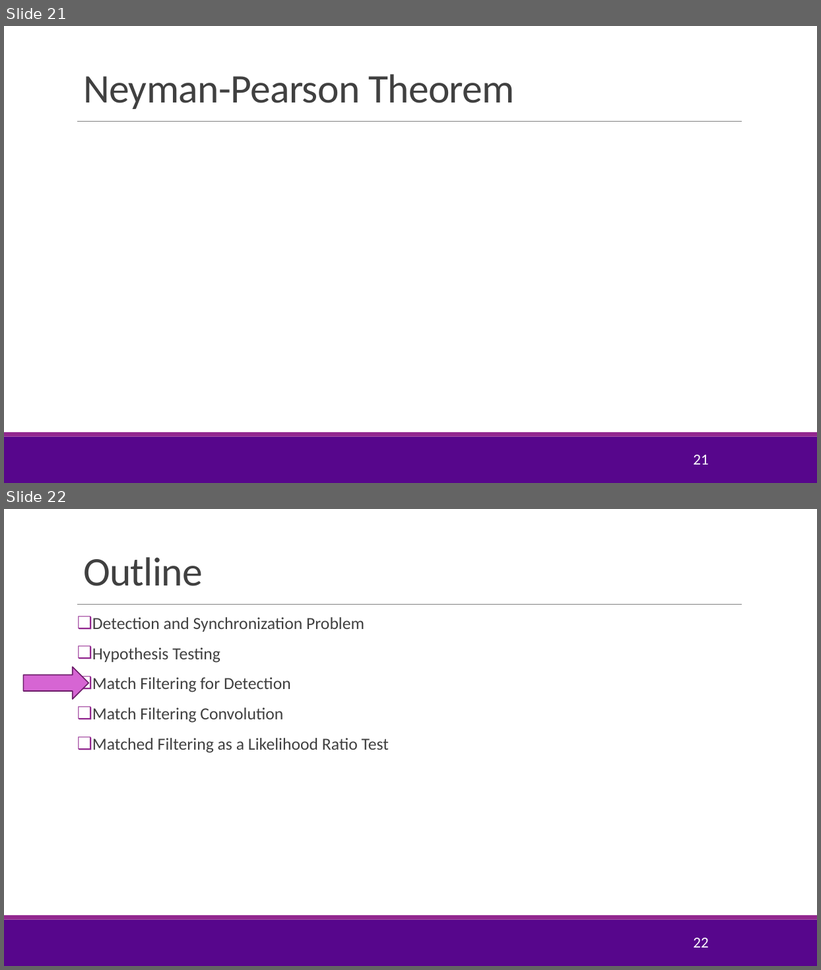
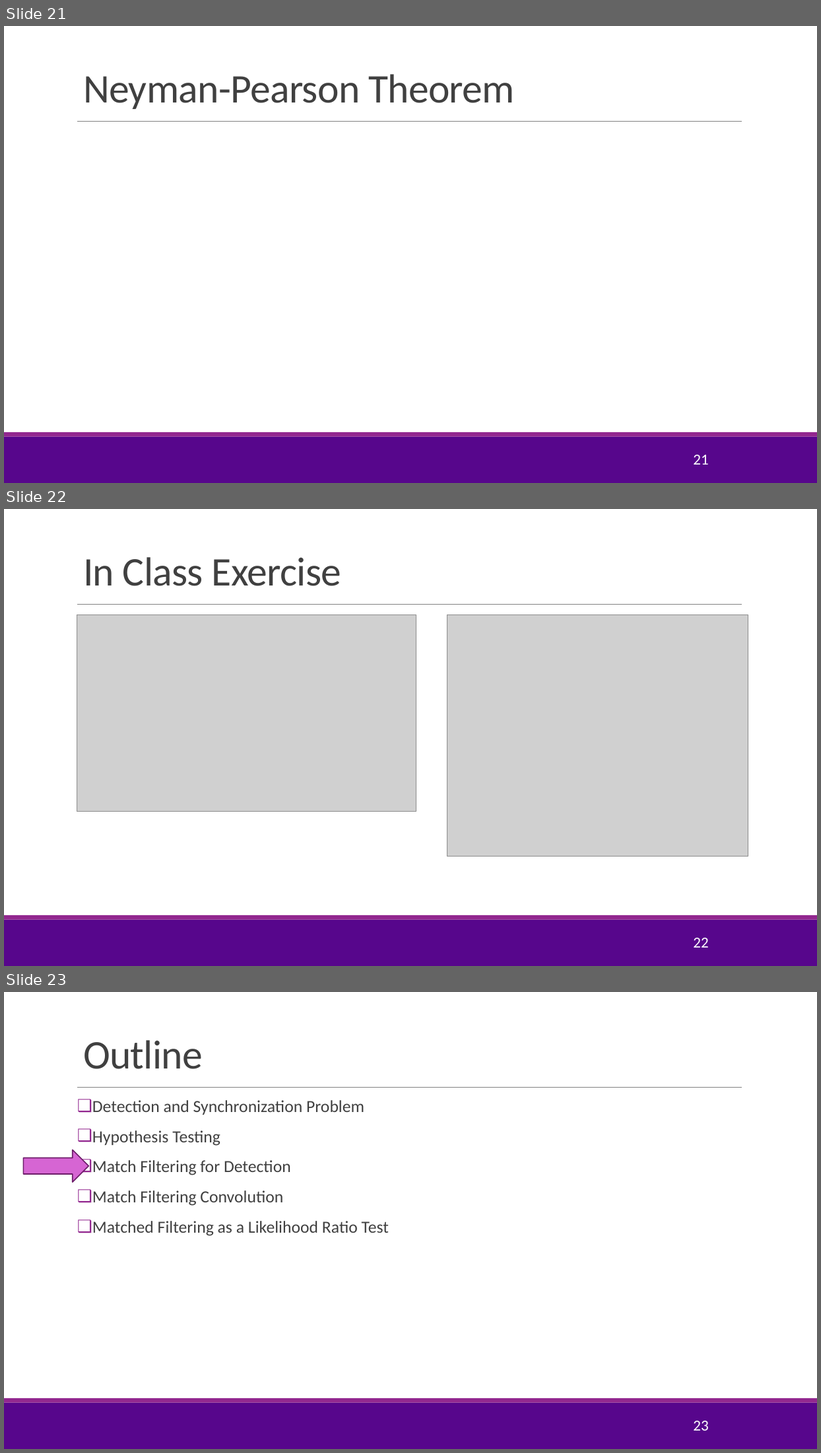
Before and after one commit to sdrangan/digitalcomm, a slide deck: Lectures/Unit07_Sync.pptx. Shown one above the other, each under a label of ours: slides 21 and 22 before the commit, slides 21, 22 and 23 after it. The pictures are 821x970 and 821x1453 pixels, drawn with LibreOffice and Linux fonts; fonts in the diff are those of the drawing; grey boxes stand for pictures; background and template pictures are left out. Boxes give left, top, right and bottom in pixels: in the first picture for what was removed or moved away, otherwise in the second. Text is boxed around its words. In the diff, an @@ line names an element or a change of style, - is before the commit and + after.

Commit message:
Added in class exercises for unit 7.

```diff
--- a/Lectures/Unit07_Sync.pptx
+++ b/Lectures/Unit07_Sync.pptx
@@ slide 22 added at [4, 509, 817, 966], background #FFFFFF; not listed: 3 template elements that a slide beside it also shows @@
@@ title added at [83, 557, 342, 586], 48 pt, text #404040 @@
+In Class Exercise
@@ picture added at [77, 615, 416, 811] @@
@@ picture added at [447, 615, 748, 857] @@
@@ page number added at [693, 938, 708, 948], 18 pt, text #FFFFFF @@
+22
@@ what was slide 22 is now slide 23 @@
@@ page number at [693, 1421, 708, 1431]: text changed @@
-22
+23
```
Also in this commit, not shown: 1 other slide added, 3 other files.
